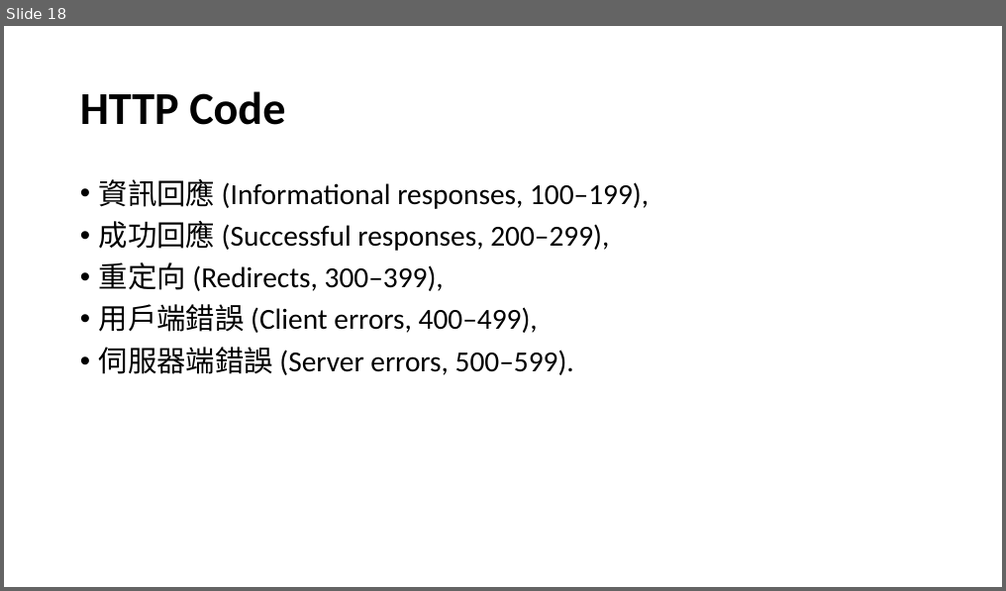
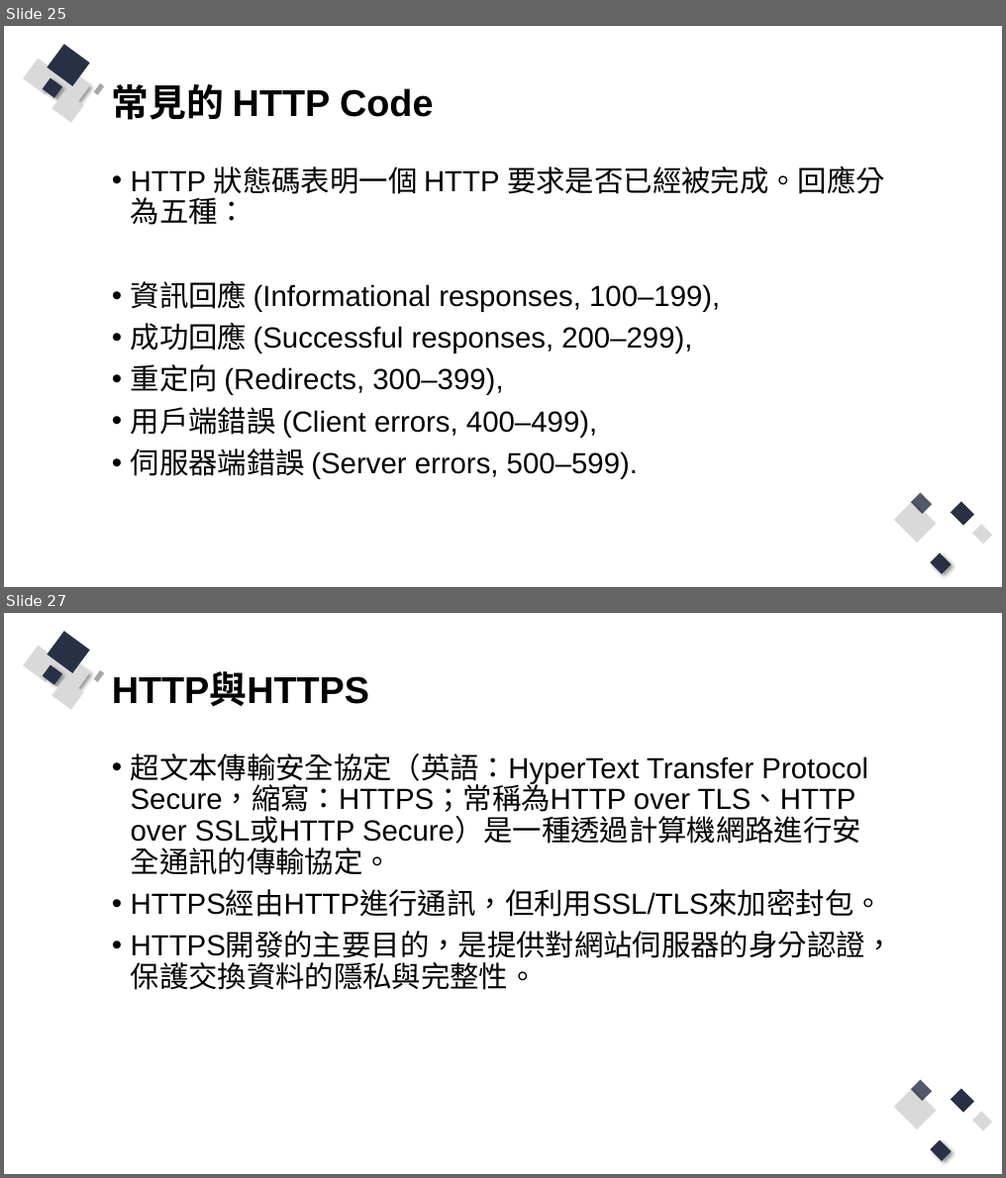
Before and after one commit to Q81JIAXIONG/-, a slide deck: 投影片/1.網頁基礎.pptx. Shown one above the other, each under a label of ours: slide 18 before the commit, slides 25 and 27 after it; the slides between them are not shown. The pictures are 1006x591 and 1006x1178 pixels, drawn with LibreOffice and Linux fonts; fonts in the diff are those of the drawing. Boxes give left, top, right and bottom in pixels: in the first picture for what was removed or moved away, otherwise in the second. Text is boxed around its words. In the diff, an @@ line names an element or a change of style, - is before the commit and + after.

```diff
--- a/投影片/1.網頁基礎.pptx
+++ b/投影片/1.網頁基礎.pptx
@@ slide 27 added at [4, 613, 1002, 1174], background #FFFFFF; not listed: 13 template elements that a slide beside it also shows @@
@@ title added at [112, 673, 369, 706], 36 pt, text #000000, bold @@
+HTTP與HTTPS
@@ text added at [131, 754, 894, 990], 28 pt, text #000000 @@
+• 超文本傳輸安全協定（英語：HyperText Transfer Protocol Secure，縮寫：HTTPS；常稱為HTTP over TLS、HTTP over SSL或HTTP Secure）是一種透過計算機網路進行安全通訊的傳輸協定。
+• HTTPS經由HTTP進行通訊，但利用SSL/TLS來加密封包。
+• HTTPS開發的主要目的，是提供對網站伺服器的身分認證，保護交換資料的隱私與完整性。
@@ what was slide 18 is now slide 25 @@
@@ slide 25 changed as well @@
@@ title at [112, 84, 433, 120]: text changed; size 44 to 36 pt; font Calibri to Arial @@
-HTTP Code
+常見的 HTTP Code
@@ group added at [24, 44, 105, 122]: 8 rectangles @@
@@ text "HTTP 狀態碼表明一個 HTTP 要求是否已經被完成。回應分為五種：": place and size @@
-text "HTTP 狀態碼表明一個 HTTP 要求是否已經被完成。回應分為五種：" at [99, 179, 648, 375]
+text "HTTP 狀態碼表明一個 HTTP 要求是否已經被完成。回應分為五種：" at [131, 167, 885, 479]
@@ text at [131, 167, 885, 225]: paragraph added @@
+• HTTP 狀態碼表明一個 HTTP 要求是否已經被完成。回應分為五種：
@@ text at [131, 281, 720, 479]: font Calibri to Arial in "資訊回應 (Informational responses, 100–199),", "成功回應 (Successful responses, 200–299),", "重定向 (Redirects, 300–399),", "用戶端錯誤 (Client errors, 400–499)," and 1 more places @@
@@ group added at [894, 493, 993, 574]: 5 rectangles @@
```
Also in this commit, not shown: 11 other slides changed, 14 other slides added, 8 slides removed, 16 other files.
